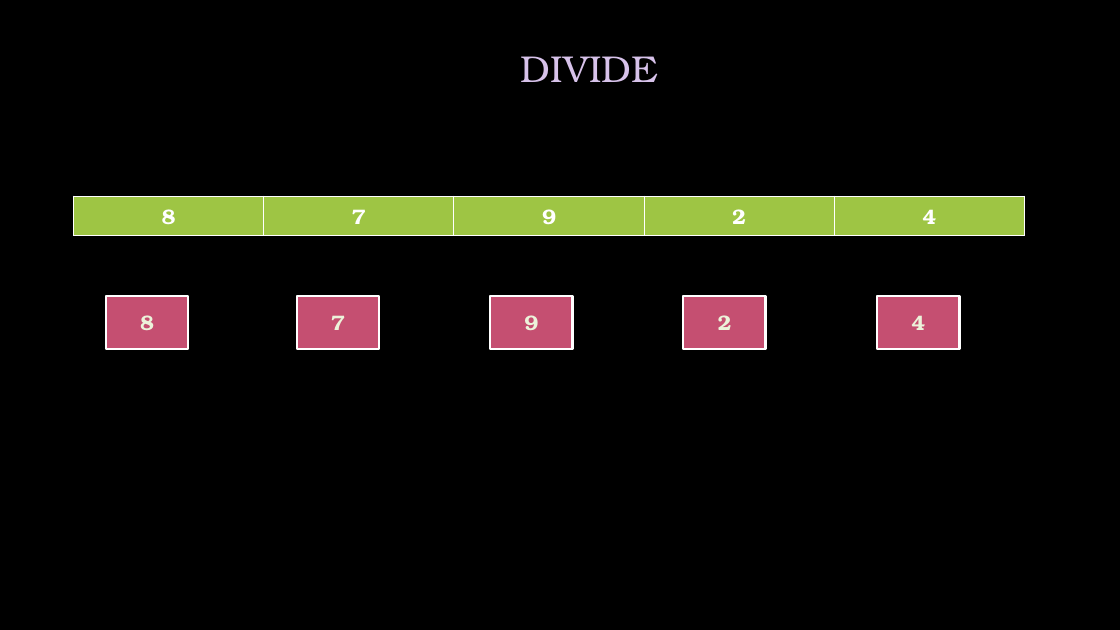
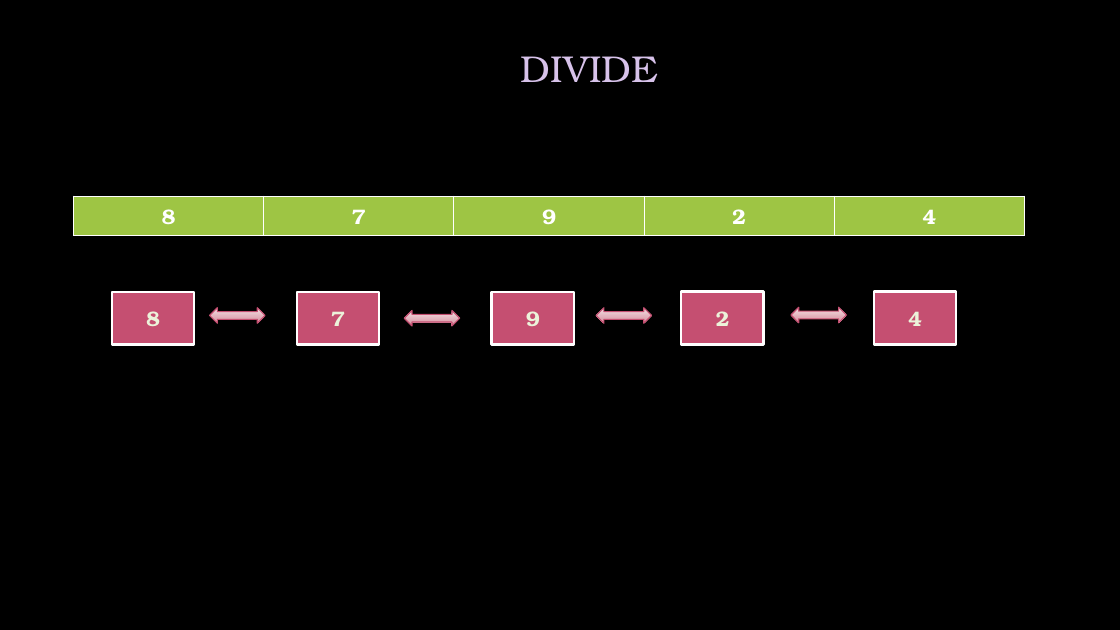
Before and after one commit to LUIS71913667/expo_bichota, a slide deck: slide 4 of bichota_exponiendo.pptx. Drawn at 1120x630 pixels with LibreOffice and Linux fonts; fonts in the diff are those of the drawing; background and template pictures are left out. Boxes give left, top, right and bottom in pixels: in the first picture for what was removed or moved away, otherwise in the second. Text is boxed around its words. In the diff, an @@ line names an element or a change of style, - is before the commit and + after.

```diff
--- a/bichota_exponiendo.pptx
+++ b/bichota_exponiendo.pptx
@@ rectangle "8": place and size @@
-rectangle "8" at bbox=[106, 296, 188, 349]
+rectangle "8" at bbox=[112, 292, 194, 344]
@@ 3 rectangles: place and size @@
-3 rectangles at bbox=[297, 296, 765, 349]
+3 rectangles at bbox=[297, 292, 764, 344]
@@ rectangle "4": place and size @@
-rectangle "4" at bbox=[877, 296, 960, 349]
+rectangle "4" at bbox=[874, 292, 956, 344]
@@ left right arrow added at bbox=[210, 308, 266, 323], fill gradient #F3E2E5 to #D78E9E, outline #C54F71 1 pt @@
@@ left right arrow added at bbox=[404, 311, 460, 326], fill gradient #F3E2E5 to #D78E9E, outline #C54F71 1 pt @@
@@ left right arrow added at bbox=[597, 308, 652, 323], fill gradient #F3E2E5 to #D78E9E, outline #C54F71 1 pt @@
@@ left right arrow added at bbox=[791, 308, 847, 323], fill gradient #F3E2E5 to #D78E9E, outline #C54F71 1 pt @@
```
Also in this commit, not shown: 1 other slide changed, 1 slide added, 1 slide removed.
